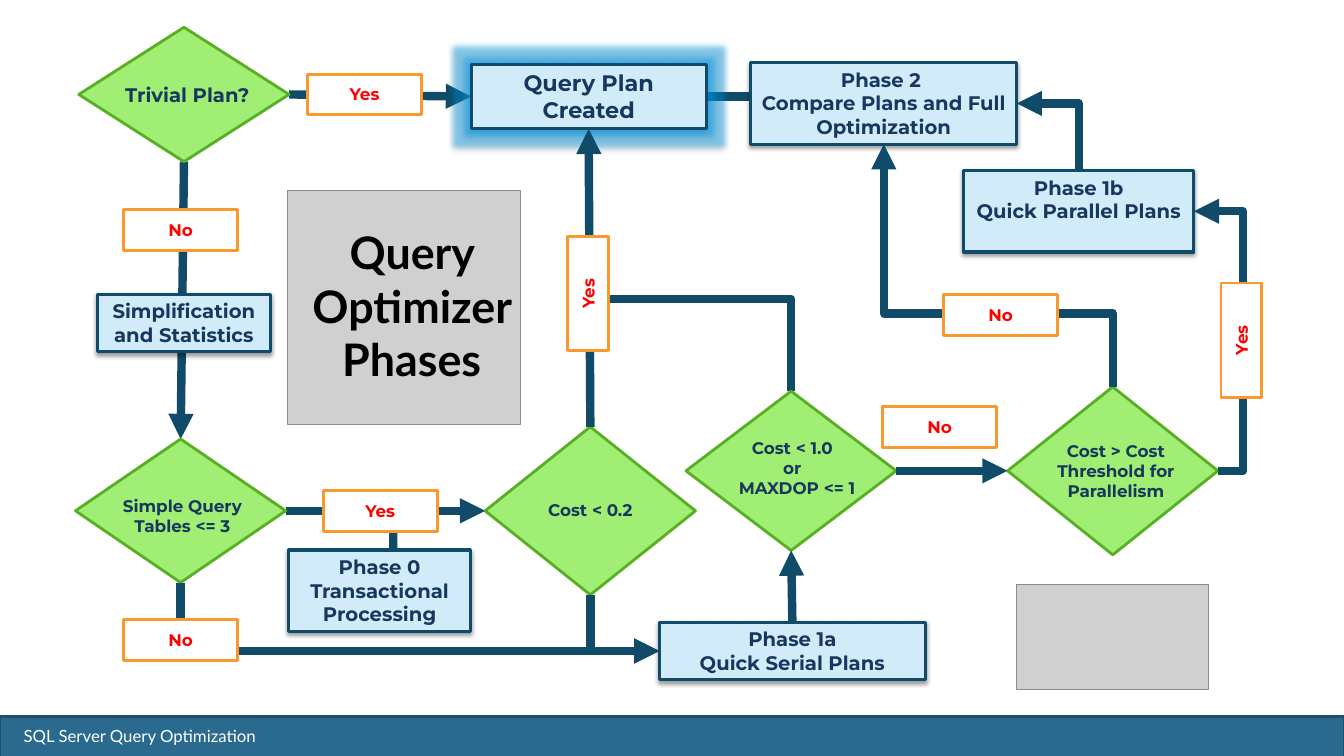
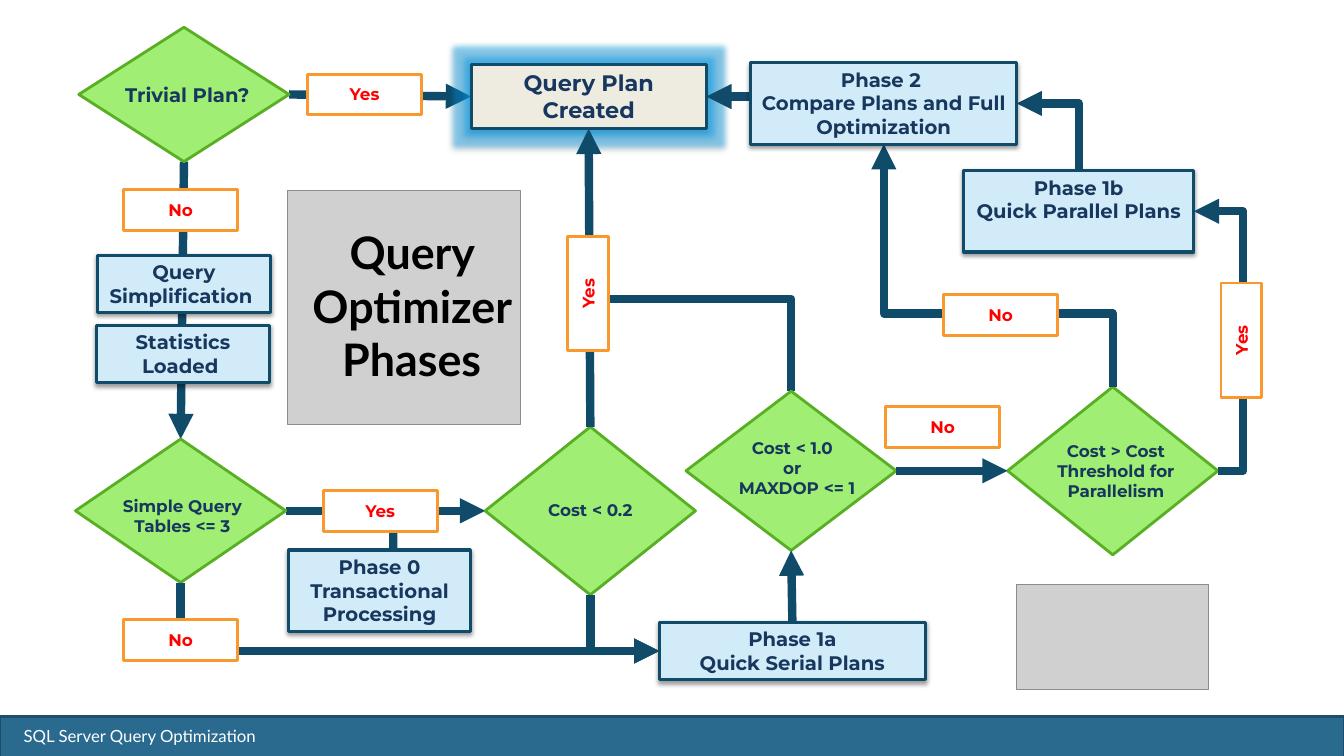
Before and after one commit to SQLMCT/SQL_Performance_Tuning, a slide deck: slide 4 of Performance_Tuning_2021/JD_Query_Optimze_2021.pptx (slide 3 before the commit). Drawn at 1344x756 pixels with LibreOffice and Linux fonts; fonts in the diff are those of the drawing; grey boxes stand for pictures; background and template pictures are left out. Boxes give left, top, right and bottom in pixels: in the first picture for what was removed or moved away, otherwise in the second. Text is boxed around its words. In the diff, an @@ line names an element or a change of style, - is before the commit and + after.

```diff
--- a/Performance_Tuning_2021/JD_Query_Optimze_2021.pptx
+++ b/Performance_Tuning_2021/JD_Query_Optimze_2021.pptx
@@ rectangle "Query Plan Created" at box(471, 65, 706, 129): fill #D1EBF8 to #EEECE1 @@
@@ elbow arrow moved from (771, 97) - (682, 97) to (771, 97) - (707, 97) @@
@@ rectangle "No": place and size @@
-rectangle "No" at box(124, 210, 237, 251)
+rectangle "No" at box(124, 190, 237, 230)
@@ rectangle "Query Simplification": place and size @@
-rectangle "Query Simplification" at box(97, 294, 270, 352)
+rectangle "Query Simplification" at box(97, 255, 270, 313)
@@ text in rectangle at box(110, 265, 253, 307): text changed @@
-Simplification and Statistics
+Query Simplification
@@ rectangle added at box(97, 326, 270, 383), fill #D1EBF8, outline #104C6A 2.25 pt, 14 pt, text #17375E, bold @@
+Statistics Loaded
```
Also in this commit, not shown: 1 other slide changed, 2 slides added, 26 other files.
